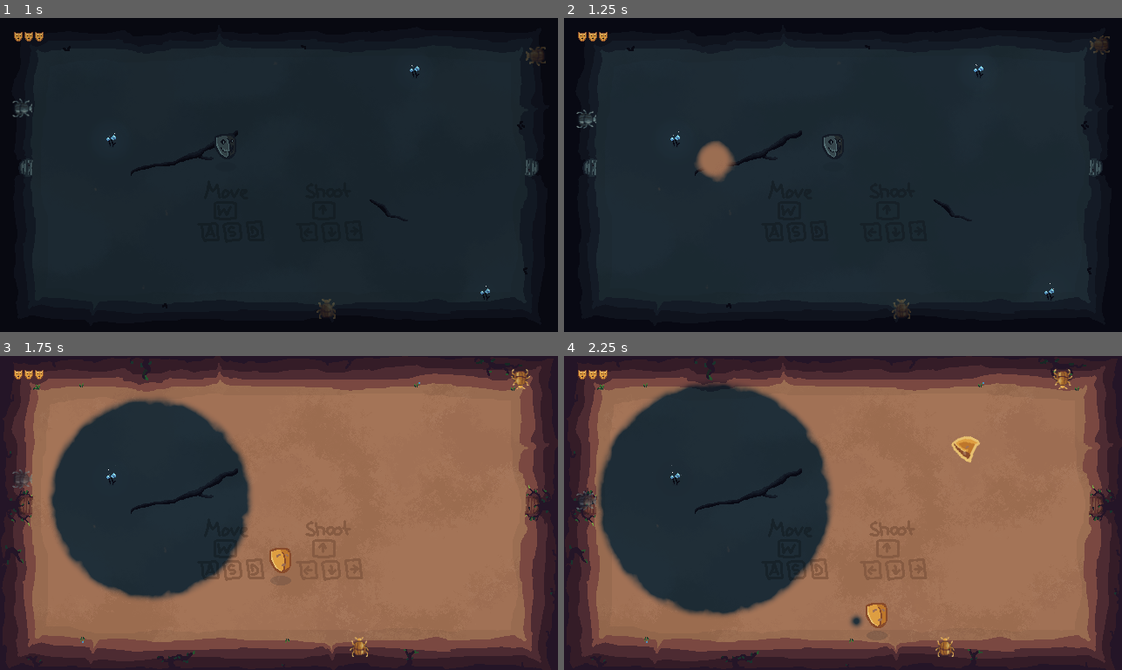
Above: before the commit, frames 1-4 (two rows, left to right).
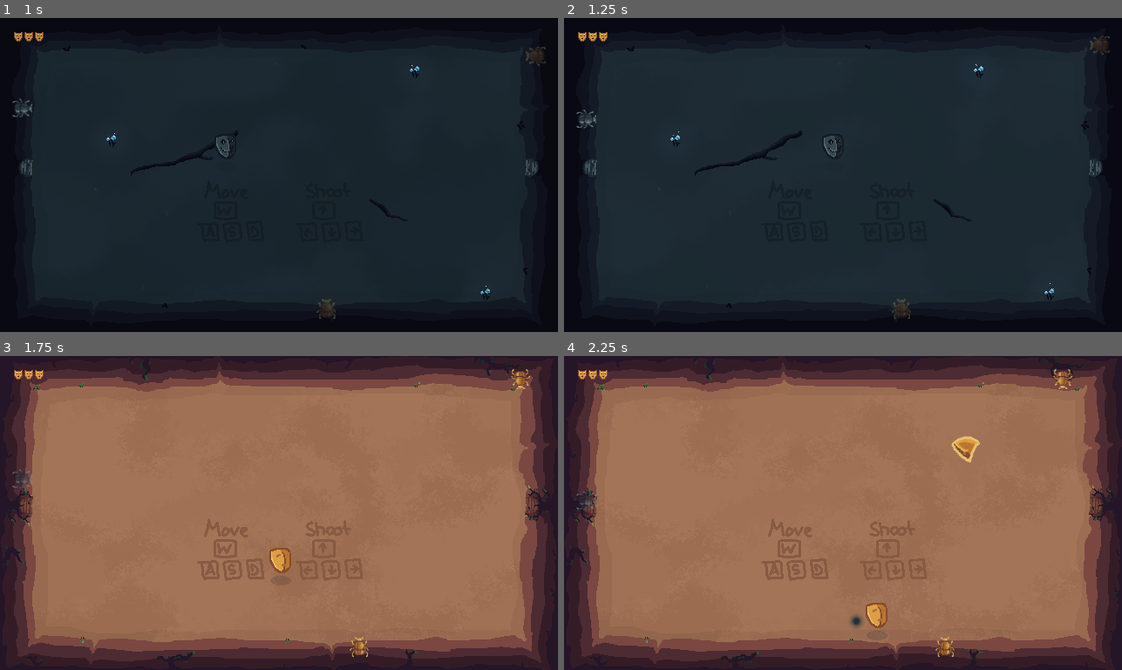
Above: after the commit, the same moments.

Repository: MarcelBlasius/Global-Game-Jam-2026
Game: Godot game, scene res://scenes/main_scene.tscn
The game is run twice, just before and just after one commit, with the same random seed, the same clock (stepped at 60 frames per second) and the same inputs.
Inputs (mouse positions are in pixels of both pictures, inside the frame that each line leads up to):
- Up to frame 1 (1 s): tap Enter at 0.5 s; move the mouse to (401, 159) at 0.52 s; hold D (right) from 0.53 s (still down); tap Shift at 0.6 s; click (401, 159) at 0.67 s
- Up to frame 2 (1.25 s): keep holding D (right)
- Up to frame 3 (1.75 s): move the mouse to (167, 528) at 1.27 s; release D (right) at 1.28 s; hold S (down) from 1.28 s (still down); tap Ctrl at 1.35 s
- Up to frame 4 (2.25 s): move the mouse to (898, 443) at 2.02 s; release S (down) at 2.03 s; hold D (right) from 2.03 s (still down); tap E at 2.1 s

Frame 1 is identical in both runs. In frame 2, 0.6% of the frame differs, in the area x 23-31%, y 39-53%; in frame 3, 18%; in frame 4, 25%, in the area x 5-49%, y 8-84%.

Commit message:
updated enemies

Diff:
--- a/spectra/scenes/enemies/enemy_two_worlds.tscn
+++ b/spectra/scenes/enemies/DarkMask.tscn
@@ -1,17 +1,17 @@
-[gd_scene format=3 uid="uid://cq3spk0xo0so8"]
+[gd_scene format=3 uid="uid://2ixnbhdycn77"]
 
-[ext_resource type="Script" uid="uid://chhxqsa40oops" path="res://scripts/enemy.gd" id="1_sceeg"]
-[ext_resource type="AudioStream" uid="uid://dwdrpu1vjn85w" path="res://ressources/hit_1.mp3" id="2_3mbdc"]
-[ext_resource type="Shader" uid="uid://cstew5jd8ujmt" path="res://shaders/flash.gdshader" id="2_xse2d"]
-[ext_resource type="AudioStream" uid="uid://bsmkdiumj6t6e" path="res://ressources/hit_2.mp3" id="3_6kgaw"]
-[ext_resource type="Texture2D" uid="uid://b06ewonenu7hk" path="res://ressources/spritesheet.png" id="3_cml8g"]
+[ext_resource type="Script" uid="uid://chhxqsa40oops" path="res://scripts/enemy.gd" id="1_d7g78"]
+[ext_resource type="AudioStream" uid="uid://dwdrpu1vjn85w" path="res://ressources/hit_1.mp3" id="2_reaui"]
+[ext_resource type="AudioStream" uid="uid://bsmkdiumj6t6e" path="res://ressources/hit_2.mp3" id="3_fhk2m"]
+[ext_resource type="Shader" uid="uid://cstew5jd8ujmt" path="res://shaders/flash.gdshader" id="4_2dejk"]
+[ext_resource type="Texture2D" uid="uid://b06ewonenu7hk" path="res://ressources/spritesheet.png" id="5_2qp6j"]
 
 [sub_resource type="ShaderMaterial" id="ShaderMaterial_cml8g"]
 resource_local_to_scene = true
-shader = ExtResource("2_xse2d")
+shader = ExtResource("4_2dejk")
 shader_parameter/active = false
 shader_parameter/flash_color = Vector4(0.8, 0.5, 0.5, 1)
-shader_parameter/alpha = 1.0
+shader_parameter/alpha = 0.5
 
 [sub_resource type="Shader" id="Shader_mbidb"]
 code = "shader_type canvas_item;
@@ -43,20 +43,21 @@
 shader = SubResource("Shader_mbidb")
 shader_parameter/active = false
 shader_parameter/flash_color = Vector4(0.8, 0.5, 0.5, 1)
-shader_parameter/alpha = 0.05
+shader_parameter/alpha = 1.0
 
 [node name="enemy" type="CharacterBody2D" unique_id=1170387137 groups=["enemies"]]
 collision_layer = 16
 collision_mask = 3
-script = ExtResource("1_sceeg")
+script = ExtResource("1_d7g78")
 isEnemyWorld1 = false
 speed = 50
+world = 0
 
 [node name="Hit1" type="AudioStreamPlayer" parent="." unique_id=527167930]
-stream = ExtResource("2_3mbdc")
+stream = ExtResource("2_reaui")
 
 [node name="Hit2" type="AudioStreamPlayer" parent="." unique_id=1201961269]
-stream = ExtResource("3_6kgaw")
+stream = ExtResource("3_fhk2m")
 
 [node name="CollisionPolygon2D2" type="CollisionPolygon2D" parent="." unique_id=1452213936]
 scale = Vector2(0.21484375, 0.24414063)
@@ -67,15 +68,14 @@
 [node name="Sprite2D" type="Sprite2D" parent="World1" unique_id=775491790]
 modulate = Color(1, 0.76552, 0.6855334, 1)
 material = SubResource("ShaderMaterial_cml8g")
-texture = ExtResource("3_cml8g")
+texture = ExtResource("5_2qp6j")
 region_enabled = true
-region_rect = Rect2(1342, 195, 28, 29)
+region_rect = Rect2(1307, 195, 28, 29)
 
 [node name="World2" type="Node2D" parent="." unique_id=2012854484]
 
 [node name="Sprite2D" type="Sprite2D" parent="World2" unique_id=1064888869]
-modulate = Color(1, 0.7647059, 0.6862745, 1)
 material = SubResource("ShaderMaterial_c4w8v")
-texture = ExtResource("3_cml8g")
+texture = ExtResource("5_2qp6j")
 region_enabled = true
 region_rect = Rect2(1307, 195, 28, 29)
--- a/spectra/scenes/enemies/DarkWhisp.tscn
+++ b/spectra/scenes/enemies/DarkWhisp.tscn
@@ -7,6 +7,7 @@
 [ext_resource type="AudioStream" uid="uid://bsmkdiumj6t6e" path="res://ressources/hit_2.mp3" id="3_s2o2b"]
 
 [sub_resource type="ShaderMaterial" id="ShaderMaterial_0ds48"]
+resource_local_to_scene = true
 shader = ExtResource("2_pyesk")
 shader_parameter/active = false
 shader_parameter/flash_color = Vector4(0.8, 0.5, 0.5, 1)
--- /dev/null
+++ b/spectra/scenes/enemies/SunMask.tscn
@@ -0,0 +1,80 @@
+[gd_scene format=3 uid="uid://cq3spk0xo0so8"]
+
+[ext_resource type="Script" uid="uid://chhxqsa40oops" path="res://scripts/enemy.gd" id="1_sceeg"]
+[ext_resource type="AudioStream" uid="uid://dwdrpu1vjn85w" path="res://ressources/hit_1.mp3" id="2_3mbdc"]
+[ext_resource type="Shader" uid="uid://cstew5jd8ujmt" path="res://shaders/flash.gdshader" id="2_xse2d"]
+[ext_resource type="AudioStream" uid="uid://bsmkdiumj6t6e" path="res://ressources/hit_2.mp3" id="3_6kgaw"]
+[ext_resource type="Texture2D" uid="uid://b06ewonenu7hk" path="res://ressources/spritesheet.png" id="3_cml8g"]
+
+[sub_resource type="ShaderMaterial" id="ShaderMaterial_cml8g"]
+resource_local_to_scene = true
+shader = ExtResource("2_xse2d")
+shader_parameter/active = false
+shader_parameter/flash_color = Vector4(0.8, 0.5, 0.5, 1)
+shader_parameter/alpha = 1.0
+
+[sub_resource type="Shader" id="Shader_mbidb"]
+code = "shader_type canvas_item;
+
+uniform bool active = false;
+uniform vec4 flash_color = vec4(0.8, 0.5, 0.5, 1.0);
+uniform float alpha = 1.0;
+
+void fragment() {
+	vec4 tint_color = texture(TEXTURE, UV);
+
+	if (active) {
+		tint_color.rgb *= flash_color.rgb;
+	}
+
+	tint_color.a = min(tint_color.a, alpha);
+
+	COLOR = tint_color;
+}
+
+//void light() {
+//	// Called for every pixel for every light affecting the CanvasItem.
+//	// Uncomment to replace the default light processing function with this one.
+//}
+"
+
+[sub_resource type="ShaderMaterial" id="ShaderMaterial_c4w8v"]
+resource_local_to_scene = true
+shader = SubResource("Shader_mbidb")
+shader_parameter/active = false
+shader_parameter/flash_color = Vector4(0.8, 0.5, 0.5, 1)
+shader_parameter/alpha = 0.25
+
+[node name="enemy" type="CharacterBody2D" unique_id=1170387137 groups=["enemies"]]
+collision_layer = 16
+collision_mask = 3
+script = ExtResource("1_sceeg")
+isEnemyWorld1 = false
+speed = 50
+
+[node name="Hit1" type="AudioStreamPlayer" parent="." unique_id=527167930]
+stream = ExtResource("2_3mbdc")
+
+[node name="Hit2" type="AudioStreamPlayer" parent="." unique_id=1201961269]
+stream = ExtResource("3_6kgaw")
+
+[node name="CollisionPolygon2D2" type="CollisionPolygon2D" parent="." unique_id=1452213936]
+scale = Vector2(0.21484375, 0.24414063)
+polygon = PackedVector2Array(59.1, -64, -59, -64, -63.8, -59, -64, 61, -60.3, 64, 59.6, 64, 63.9, 59, 64, -61.1)
+
+[node name="World1" type="Node2D" parent="." unique_id=1845600155]
+
+[node name="Sprite2D" type="Sprite2D" parent="World1" unique_id=775491790]
+modulate = Color(1, 0.76552, 0.6855334, 1)
+material = SubResource("ShaderMaterial_cml8g")
+texture = ExtResource("3_cml8g")
+region_enabled = true
+region_rect = Rect2(1342, 195, 28, 29)
+
+[node name="World2" type="Node2D" parent="." unique_id=2012854484]
+
+[node name="Sprite2D" type="Sprite2D" parent="World2" unique_id=1064888869]
+material = SubResource("ShaderMaterial_c4w8v")
+texture = ExtResource("3_cml8g")
+region_enabled = true
+region_rect = Rect2(1342, 195, 28, 29)
--- a/spectra/scenes/enemies/SunWhisp.tscn
+++ b/spectra/scenes/enemies/SunWhisp.tscn
@@ -43,7 +43,7 @@
 shader = SubResource("Shader_mbidb")
 shader_parameter/active = false
 shader_parameter/flash_color = Vector4(0.8, 0.5, 0.5, 1)
-shader_parameter/alpha = 0.5
+shader_parameter/alpha = 0.25
 
 [node name="SunWhisp" type="CharacterBody2D" unique_id=1170387137 groups=["enemies"]]
 collision_layer = 16
--- a/spectra/scenes/marcel/mbl_main_scene.tscn
+++ b/spectra/scenes/marcel/mbl_main_scene.tscn
@@ -1,7 +1,7 @@
 [gd_scene format=3 uid="uid://c1vt8t3juonqk"]
 
 [ext_resource type="Script" uid="uid://bv22wqcqebdlm" path="res://scripts/manager.gd" id="1_s0cnc"]
-[ext_resource type="PackedScene" uid="uid://cq3spk0xo0so8" path="res://scenes/enemies/enemy_two_worlds.tscn" id="2_c7luf"]
+[ext_resource type="PackedScene" uid="uid://cq3spk0xo0so8" path="res://scenes/enemies/SunMask.tscn" id="2_c7luf"]
 [ext_resource type="Script" uid="uid://c6ao6bkdykvyk" path="res://scripts/get_world.gd" id="3_057vo"]
 [ext_resource type="PackedScene" uid="uid://cb235eerke4w2" path="res://scenes/bela/subviews/world_a.tscn" id="4_2tqtb"]
 [ext_resource type="Shader" uid="uid://d2s8gjwxai8qe" path="res://shaders/combine_textures.gdshader" id="5_osq8b"]
--- a/spectra/scripts/manager.gd
+++ b/spectra/scripts/manager.gd
@@ -7,7 +7,8 @@
 @onready var mat := $Combiner.material as ShaderMaterial
 @export var spawn_enemies = true
 
-const enemy_standard_1 = preload("res://scenes/enemies/enemy_two_worlds.tscn")
+const enemy_mask_sun = preload("res://scenes/enemies/SunMask.tscn")
+const enemy_mask_dark = preload("res://scenes/enemies/DarkMask.tscn")
 const enemy_whisp_sun = preload("res://scenes/enemies/SunWhisp.tscn")
 const enemy_whisp_dark = preload("res://scenes/enemies/DarkWhisp.tscn")
 
@@ -89,31 +90,31 @@
 	enemy_info.radius = death_rad
 	enemies.append(enemy_info)
 
-var randis := [enemy_standard_1, enemy_whisp_sun, enemy_whisp_dark]
-var spawnis := [80, 30, 30]
+var randis := [enemy_mask_sun, enemy_mask_dark, enemy_whisp_sun, enemy_whisp_dark]
+var spawnis := [80, 80, 30, 30]
 func level_one():
 	alpha.set_world(current_world)
 	var time = 2.0
 	for i in range(3):
-		spawn_enemy(enemy_standard_1, spawnis[0], time)
+		spawn_enemy(enemy_mask_sun, spawnis[0], time)
 		time += 2
 
 	var pos = get_random_pos(150)
-	spawn_portal_routine(pos, 70,  1)
+	#spawn_portal_routine(pos, 70,  1)
 
 func level_two():
 	alpha.set_world(current_world)
 	var time = 2.0
-	var randamount = randi_range(5, 10)
+	var randamount = randi_range(5, 7)
 
 	for i in range(randamount):
-		var randi = randi_range(0, 2)
-		var randif = randf_range(2, 5)
+		var randi = randi_range(0, randis.size() - 1)
+		var randif = randf_range(1.5, 2)
 		spawn_enemy(randis[randi], spawnis[randi], time)
 		time += randif
 
 	var pos = get_random_pos(150)
-	spawn_portal_routine(pos, 70, 8)
+	#spawn_portal_routine(pos, 70, 8)
 
 @export var spawn_curve: Curve
 @export var finish_curve: Curve
